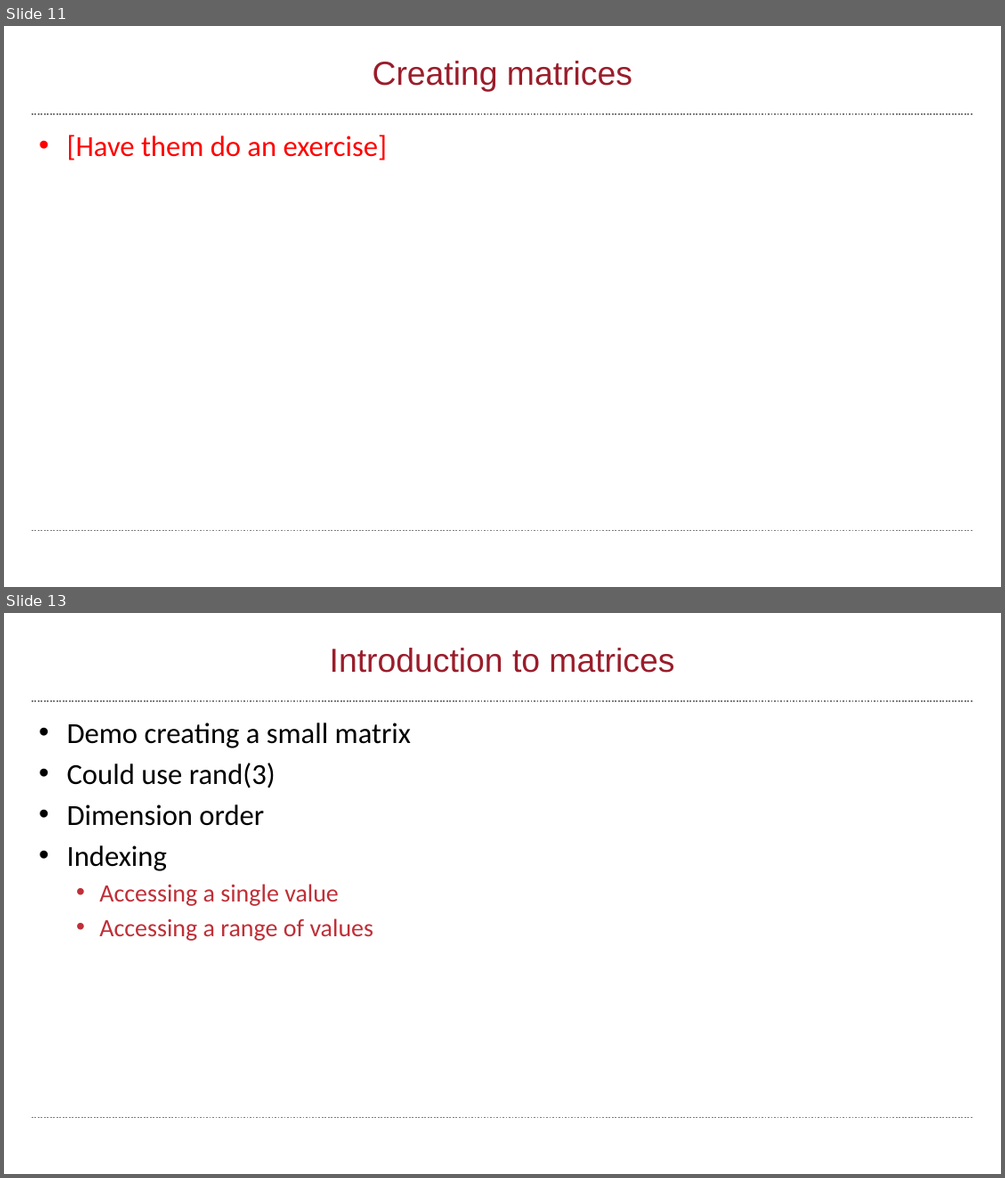
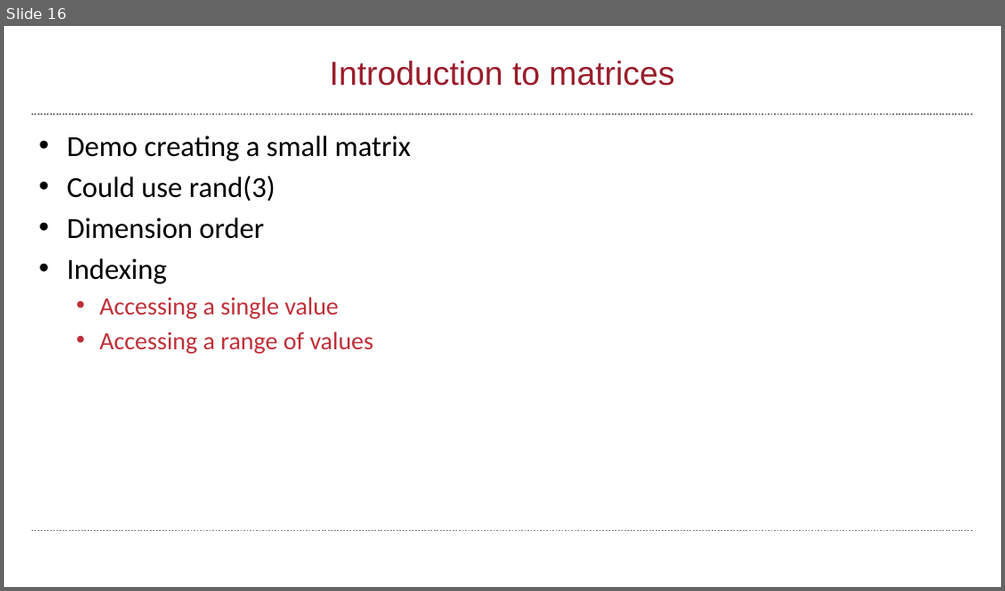
Before and after one commit to wbif-bristol/MATLAB-course, a slide deck: Session 2 - Matrices and image processing/MATLAB Session 2.pptx. Shown one above the other, each under a label of ours: slides 11 and 13 before the commit, slide 16 after it; the slides between them are not shown. The pictures are 1005x1178 and 1005x591 pixels, drawn with LibreOffice and Linux fonts; fonts in the diff are those of the drawing; background and template pictures are left out. Boxes give left, top, right and bottom in pixels: in the first picture for what was removed or moved away, otherwise in the second. Text is boxed around its words. In the diff, an @@ line names an element or a change of style, - is before the commit and + after.

```diff
--- a/Session 2 - Matrices and image processing/MATLAB Session 2.pptx
+++ b/Session 2 - Matrices and image processing/MATLAB Session 2.pptx
@@ slide 11 removed at (x1=4, y1=26, x2=1001, y2=587), background #FFFFFF; not listed: 2 template elements that a slide beside it also shows @@
@@ title removed at (x1=372, y1=61, x2=632, y2=92) @@
-Creating matrices
@@ text removed at (x1=67, y1=135, x2=387, y2=160) @@
-• [Have them do an exercise]
@@ what was slide 13 is now slide 16 @@
```
Also in this commit, not shown: 4 slides changed, 4 slides added, 2 other slides removed, 3 other files.
